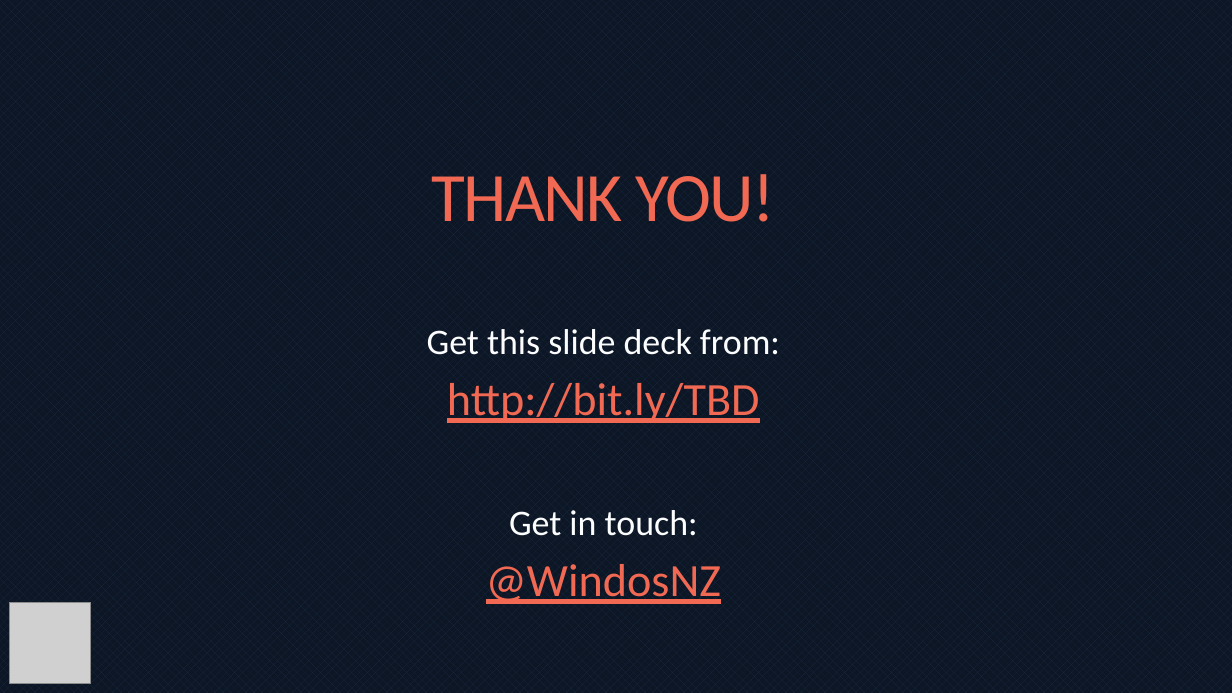
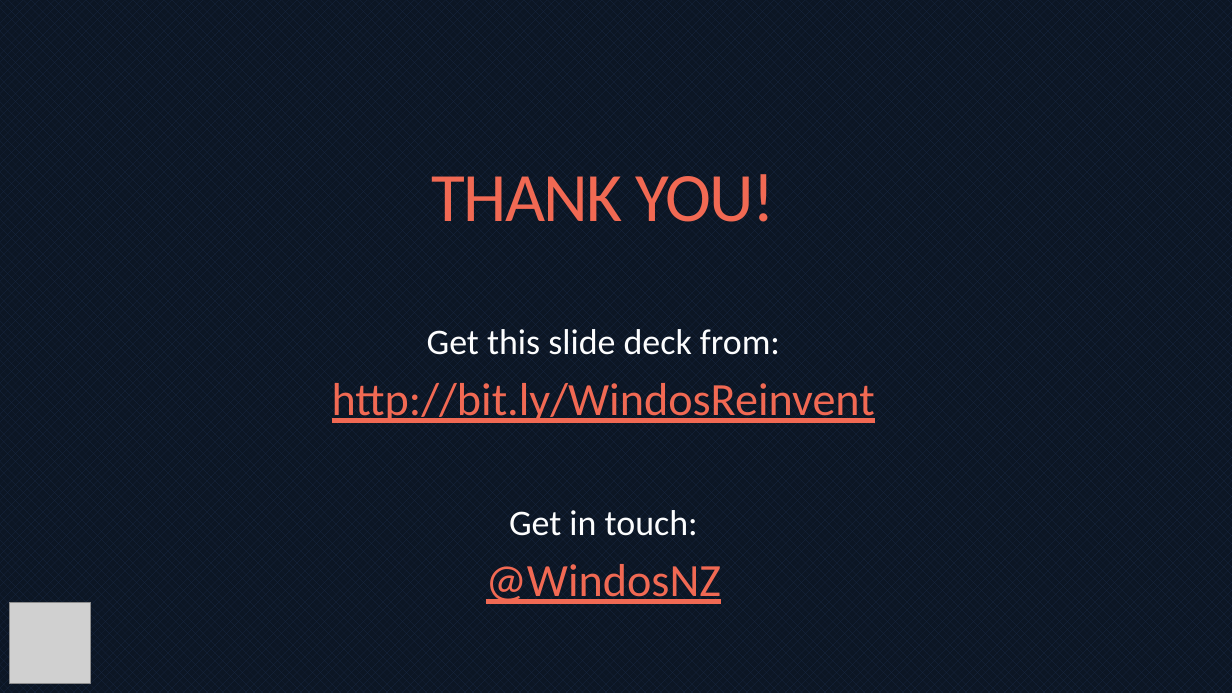
Before and after one commit to Windos/Presentations, a slide deck: slide 9 of ReinventWheel/Don't Reinvent.pptx. Drawn at 1232x693 pixels with LibreOffice and Linux fonts; fonts in the diff are those of the drawing; grey boxes stand for pictures. Boxes give left, top, right and bottom in pixels: in the first picture for what was removed or moved away, otherwise in the second. Text is boxed around its words. In the diff, an @@ line names an element or a change of style, - is before the commit and + after.

Commit message:
bitly link updated

```diff
--- a/ReinventWheel/Don't Reinvent.pptx
+++ b/ReinventWheel/Don't Reinvent.pptx
@@ subtitle at (332, 383, 875, 423): text changed @@
-http://bit.ly/TBD
+http://bit.ly/WindosReinvent
```
